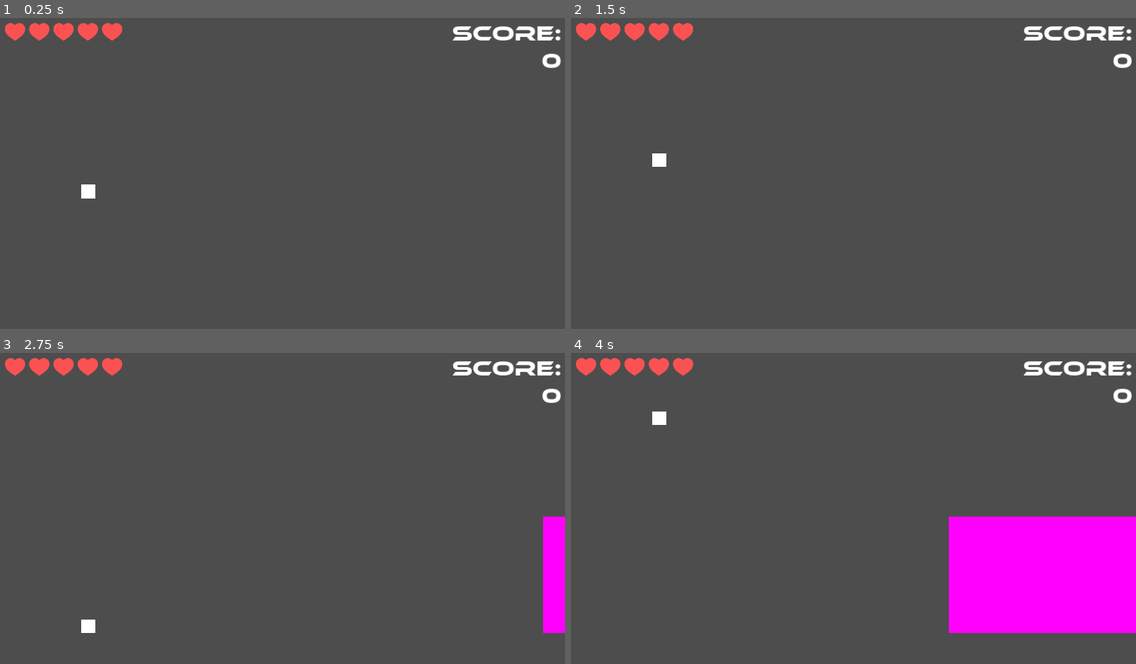
Above: before the commit, frames 1-4 (two rows, left to right).
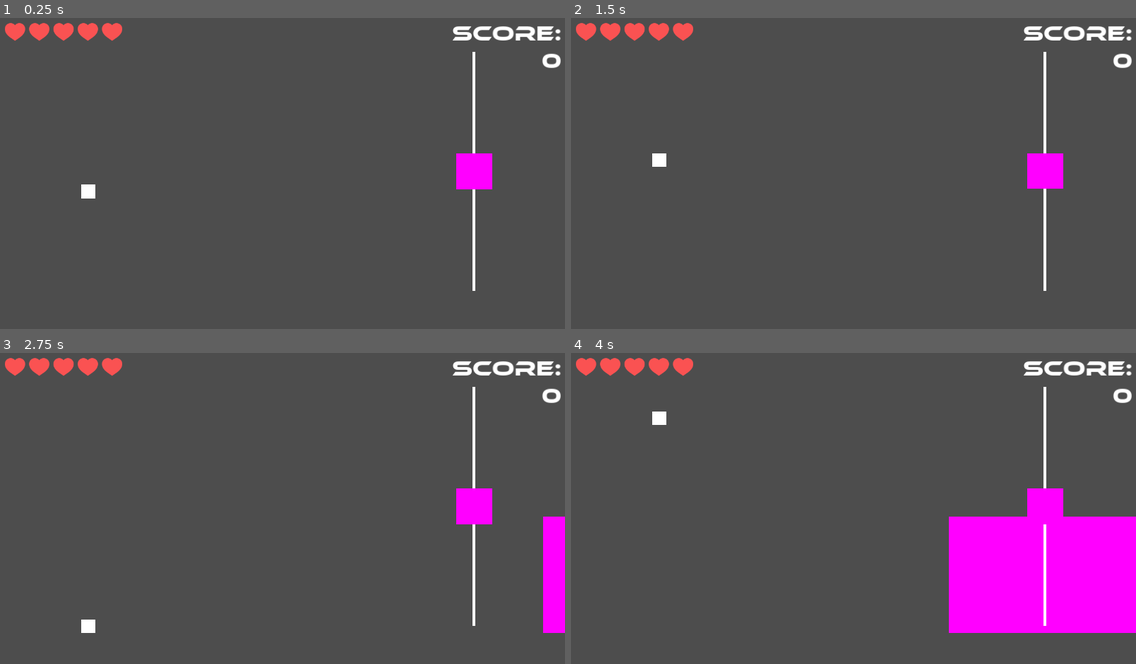
Above: after the commit, the same moments.

Repository: mauro-vb/mobile-game-project
Game: Godot game, scene res://scenes/main.tscn
Two runs of this game, one before a commit and one after it. Both use one fixed random seed, a clock stepped at 60 frames per second and the inputs below.
Inputs (mouse positions are in pixels of both pictures, inside the frame that each line leads up to):
- Up to frame 1 (0.25 s): no input
- Up to frame 2 (1.5 s): click (1045, 173) at 0.52 s; tap Enter at 1.25 s; move the mouse to (977, 157) at 1.27 s; hold Up (up) from 1.28 s (still down)
- Up to frame 3 (2.75 s): move the mouse to (169, 524) at 2.02 s; release Up (up) at 2.03 s; hold Down (down) from 2.03 s (still down)
- Up to frame 4 (4 s): move the mouse to (910, 440) at 2.77 s; release Down (down) at 2.78 s; hold Up (up) from 2.78 s (still down); move the mouse to (825, 573) at 3.52 s

The runs differ from the first frame. In frame 1, 1.1% of the frame differs, in the area x 80-88%, y 10-88%; in frame 2, 1.1%; in frame 3, 1.1%; in frame 4, 0.9%.

Commit message:
added slider

Diff:
--- a/scenes/main.tscn
+++ b/scenes/main.tscn
@@ -1,8 +1,9 @@
-[gd_scene load_steps=4 format=3 uid="uid://d372d30v65ab3"]
+[gd_scene load_steps=5 format=3 uid="uid://d372d30v65ab3"]
 
 [ext_resource type="PackedScene" uid="uid://osjos5q8palv" path="res://scenes/player.tscn" id="1_g5a11"]
 [ext_resource type="PackedScene" uid="uid://b1fn3eh2q2f4t" path="res://scenes/ui/hud.tscn" id="3_ooqh2"]
 [ext_resource type="Script" path="res://scripts/obstacle_gen.gd" id="3_uqulu"]
+[ext_resource type="PackedScene" uid="uid://cdycqchpca2fi" path="res://scenes/ui/slider.tscn" id="4_8isje"]
 
 [node name="Main" type="Node2D"]
 
@@ -28,4 +29,8 @@
 grow_vertical = 1
 size_flags_horizontal = 8
 
+[node name="Slider" parent="." instance=ExtResource("4_8isje")]
+position = Vector2(1074, 354)
+scale = Vector2(2, 2)
+
 [connection signal="timeout" from="ObstacleGen/Timer" to="ObstacleGen" method="_on_timer_timeout"]
--- /dev/null
+++ b/scenes/ui/slider.tscn
@@ -0,0 +1,31 @@
+[gd_scene load_steps=5 format=3 uid="uid://cdycqchpca2fi"]
+
+[ext_resource type="Script" path="res://scripts/ui/slider.gd" id="1_rual7"]
+[ext_resource type="Script" path="res://scripts/ui/slider_knob.gd" id="2_1rof0"]
+
+[sub_resource type="CanvasTexture" id="CanvasTexture_s8peq"]
+
+[sub_resource type="PlaceholderTexture2D" id="PlaceholderTexture2D_s7r0d"]
+
+[node name="Slider" type="Node2D"]
+script = ExtResource("1_rual7")
+
+[node name="Line" type="Sprite2D" parent="."]
+scale = Vector2(3.3125, 270.988)
+texture = SubResource("CanvasTexture_s8peq")
+
+[node name="Knob" type="Sprite2D" parent="."]
+position = Vector2(1.90735e-06, 1.90735e-06)
+scale = Vector2(40.4375, 40.4375)
+texture = SubResource("PlaceholderTexture2D_s7r0d")
+script = ExtResource("2_1rof0")
+
+[node name="Button" type="Button" parent="."]
+self_modulate = Color(1, 1, 1, 0)
+offset_left = -45.0
+offset_top = -152.0
+offset_right = 47.0
+offset_bottom = 155.0
+
+[connection signal="button_down" from="Button" to="Knob" method="_on_button_down"]
+[connection signal="button_up" from="Button" to="Knob" method="_on_button_up"]
--- /dev/null
+++ b/scripts/ui/slider.gd
@@ -0,0 +1,11 @@
+extends Node2D
+
+var y_val:float
+
+@onready var knob = $Knob
+
+func _process(delta):
+	if knob.pressing:
+		self.modulate[3] = 0.4
+	else:
+		self.modulate[3] = 1
--- /dev/null
+++ b/scripts/ui/slider_knob.gd
@@ -0,0 +1,35 @@
+extends Sprite2D
+
+var pressing := false
+
+@onready var parent = $".."
+
+@export var max_length = 150
+@export var deadzone = 25
+
+func _ready():
+	max_length *= parent.scale.x
+
+func _process(delta):
+
+	if pressing:
+		if get_global_mouse_position().distance_to(parent.global_position) <= max_length:
+			global_position.y = get_global_mouse_position()[1]
+		else:
+			var angle = parent.global_position.angle_to_point(get_global_mouse_position())
+			global_position.y = parent.global_position.y + sin(angle)*max_length
+	else:
+		global_position.y = lerp(global_position.y, parent.global_position.y, delta*100)
+
+
+func calculate_y():
+	if abs(global_position.y - parent.global_position.y) > deadzone:
+		parent.y_val = (global_position.y - parent.global_position) / max_length
+
+
+func _on_button_down():
+	pressing = true
+
+
+func _on_button_up():
+	pressing = false
Not shown, added: assets/icons/heart-broken.png.import
Not shown, added: assets/icons/heart-full.png.import
Not shown, added: assets/icons/heart-half.png.import
